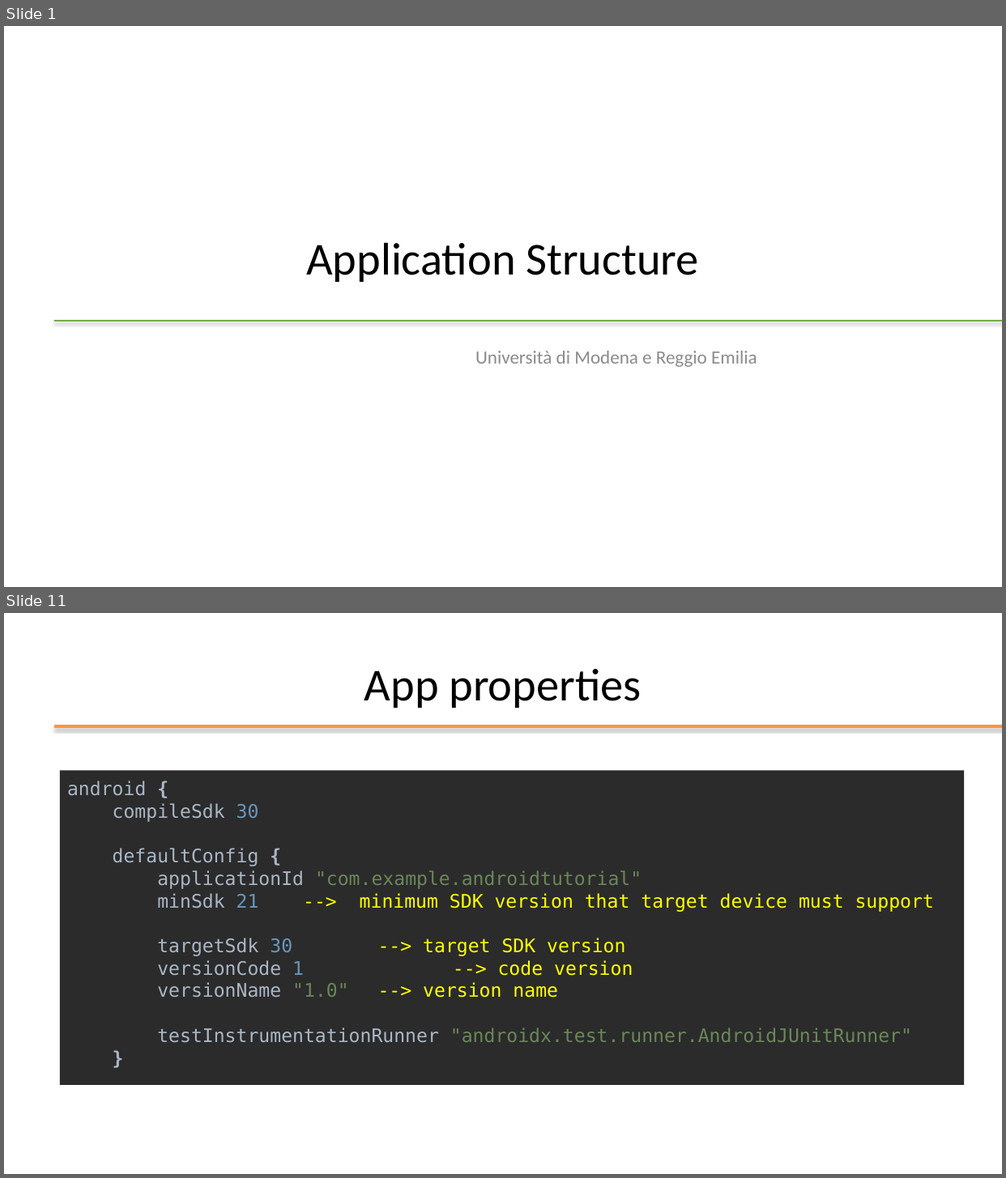
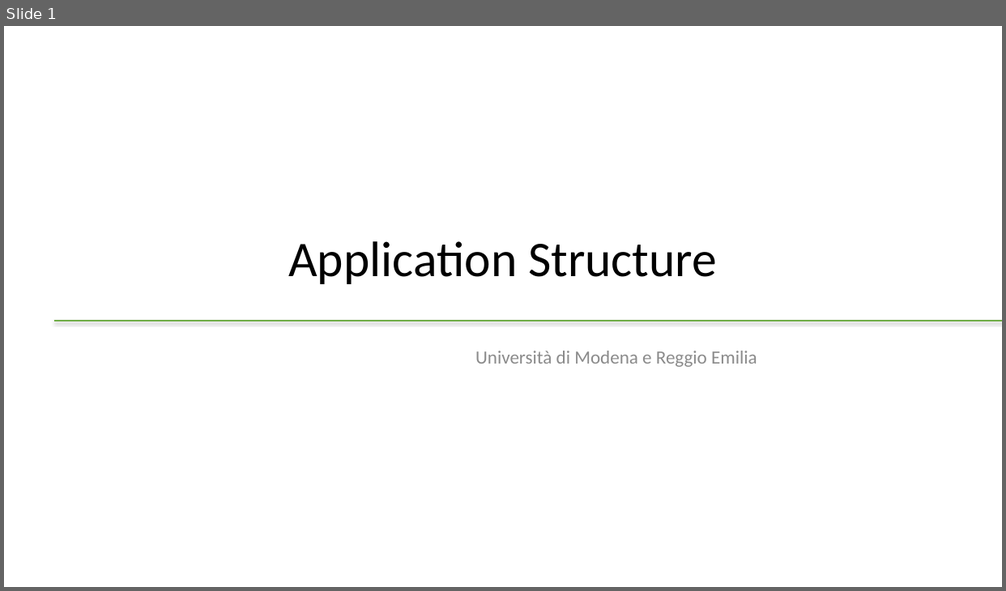
Before and after one commit to kevinmala00/ATTIVITA-PROGETTUALE, a slide deck: slides/03 - Application-structure.pptx. Shown one above the other, each under a label of ours: slides 1 and 11 before the commit, slide 1 after it; the slides between them are not shown. The pictures are 1006x1178 and 1006x591 pixels, drawn with LibreOffice and Linux fonts; fonts in the diff are those of the drawing; background and template pictures are left out. Boxes give left, top, right and bottom in pixels: in the first picture for what was removed or moved away, otherwise in the second. Text is boxed around its words. In the diff, an @@ line names an element or a change of style, - is before the commit and + after.

Commit message:
M1 -> COMPLETED (add android libraries and adroid framework)

```diff
--- a/slides/03 - Application-structure.pptx
+++ b/slides/03 - Application-structure.pptx
@@ slide 11 removed at [4,613,1002,1174], background #FFFFFF @@
@@ title removed at [364,669,641,708] @@
-App properties
@@ line removed from (54, 726) to (1002, 726) @@
@@ rectangle removed at [59,770,964,1085] @@
-android {
-compileSdk 30
-defaultConfig {
-applicationId "com.example.androidtutorial"
-minSdk 21 --> minimum SDK version that target device must support
-targetSdk 30 --> target SDK version
-versionCode 1 --> code version
-versionName "1.0" --> version name
-testInstrumentationRunner "androidx.test.runner.AndroidJUnitRunner"
-}
@@ slide 1 changed as well @@
@@ title "Application Structure" at [288,241,717,284]: size 44 to 48 pt @@
```
Also in this commit, not shown: 3 slides added, 9 other slides removed, 2 other files.
